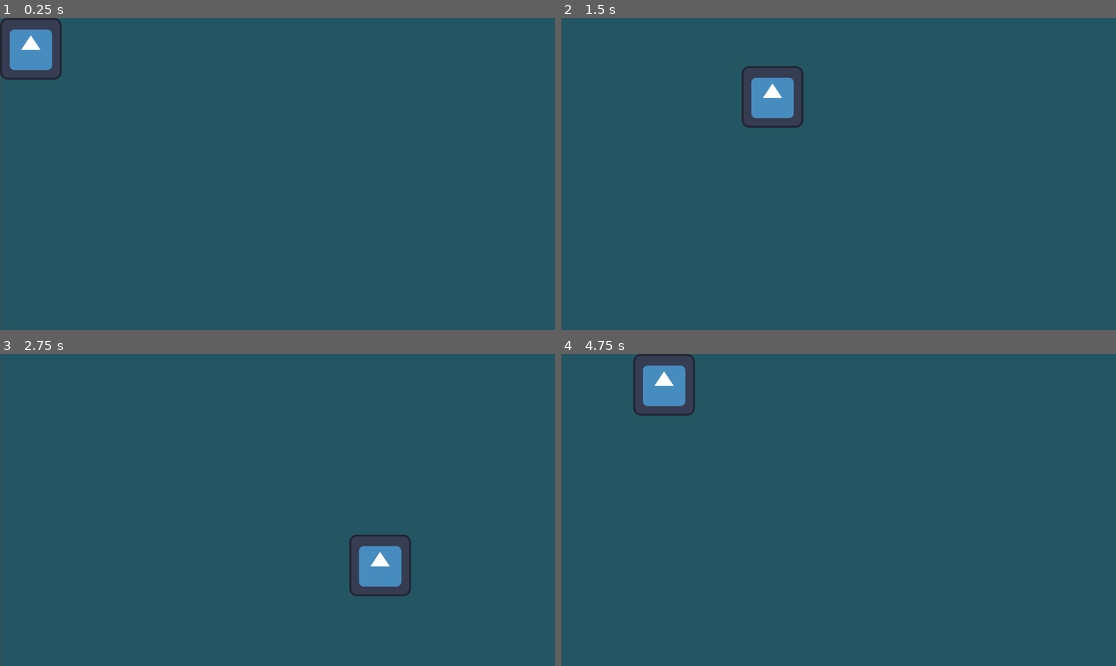
Above: before the commit, frames 1-4 (two rows, left to right).
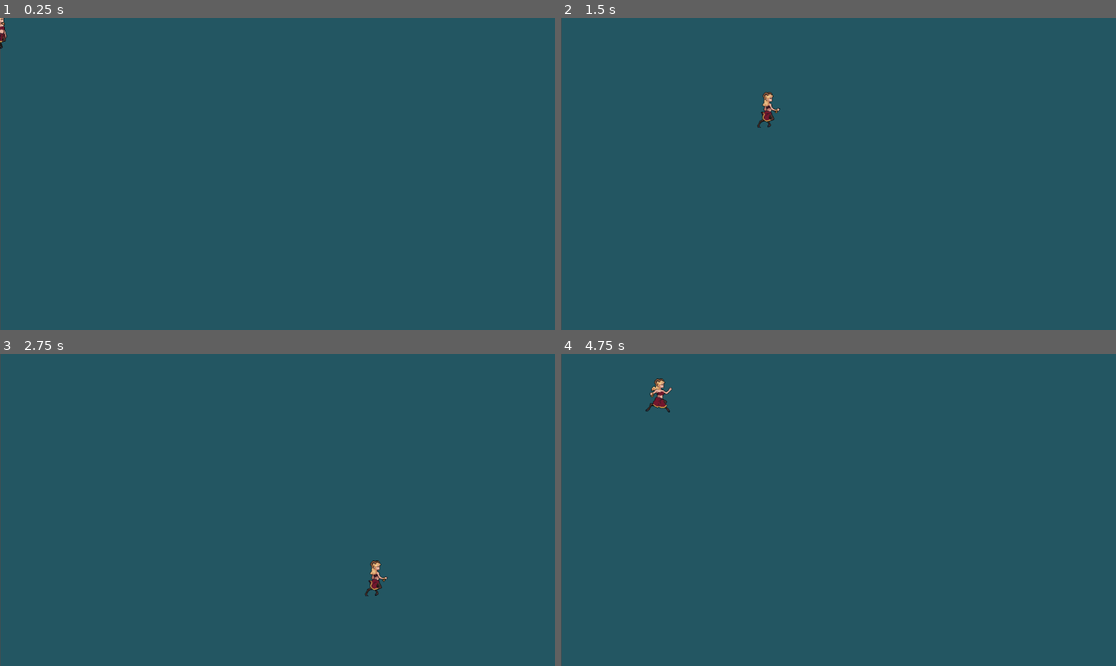
Above: after the commit, the same moments.

Repository: arko-poet/godot-games
Game: Godot game, scene res://main.tscn
The game is run twice, just before and just after one commit, with the same random seed, the same clock (stepped at 60 frames per second) and the same inputs. The engine's default icon, where the game draws it, is replaced by a stand-in: a white triangle on a blue panel in a dark square.
Inputs:
- Up to frame 1 (0.25 s): no input
- Up to frame 2 (1.5 s): tap Enter at 0.5 s; hold D (move_right) 0.53-1.28 s; hold S (move_down) from 1.28 s (still down)
- Up to frame 3 (2.75 s): release S (move_down) at 2.03 s; hold D (move_right) from 2.03 s (still down)
- Up to frame 4 (4.75 s): release D (move_right) at 2.78 s; hold W (move_up) 2.78-3.53 s; hold A (move_left) from 3.53 s (still down)

The runs differ from the first frame. In frame 1, 2.2% of the frame differs, in the area x 0-12%, y 0-20%; in frame 2, 2.2%, in the area x 32-44%, y 15-36%; in frame 3, 2.1%; in frame 4, 2.2%.

Commit message:
feat: Player walk and idle animations

Diff:
--- a/last_stand/player.gd
+++ b/last_stand/player.gd
@@ -1,4 +1,4 @@
-extends Sprite2D
+extends AnimatedSprite2D
 
 
 const PLAYER_SPEED = 500
@@ -14,5 +14,9 @@
 	if Input.is_action_pressed("move_right"):
 		movement_direction.x += 1
 
-	position += movement_direction.normalized() * PLAYER_SPEED * delta
-	position = position.clamp(Vector2.ZERO + texture.get_size() * 0.5, get_viewport_rect().size - texture.get_size() * 0.5)
+	if movement_direction == Vector2.ZERO:
+		animation = "idle"
+	else:
+		animation = "walk"
+		position += movement_direction.normalized() * PLAYER_SPEED * delta
+		position = position.clamp(Vector2.ZERO + sprite_frames.get_frame_texture("walk", 0).get_size() * 0.5, get_viewport_rect().size - sprite_frames.get_frame_texture("walk", 0).get_size() * 0.5)
--- a/last_stand/player.tscn
+++ b/last_stand/player.tscn
@@ -1,8 +1,162 @@
 [gd_scene format=3 uid="uid://dd4l57rwjq1c"]
 
-[ext_resource type="Texture2D" uid="uid://c8t4eh1ndh56a" path="res://icon.svg" id="1_4flbx"]
+[ext_resource type="Texture2D" uid="uid://corp22h63ai6s" path="res://sprites/satyr/Satyr_1/Idle.png" id="1_i3pqv"]
+[ext_resource type="Texture2D" uid="uid://tthm0ynhvl27" path="res://sprites/satyr/Satyr_1/Walk.png" id="1_onrkg"]
 [ext_resource type="Script" uid="uid://crorvm1f14ppk" path="res://player.gd" id="2_onrkg"]
 
-[node name="Player" type="Sprite2D" unique_id=1488588299]
-texture = ExtResource("1_4flbx")
+[sub_resource type="AtlasTexture" id="AtlasTexture_i3pqv"]
+atlas = ExtResource("1_i3pqv")
+region = Rect2(0, 0, 128, 128)
+
+[sub_resource type="AtlasTexture" id="AtlasTexture_hqtel"]
+atlas = ExtResource("1_i3pqv")
+region = Rect2(128, 0, 128, 128)
+
+[sub_resource type="AtlasTexture" id="AtlasTexture_sweqy"]
+atlas = ExtResource("1_i3pqv")
+region = Rect2(256, 0, 128, 128)
+
+[sub_resource type="AtlasTexture" id="AtlasTexture_2hs0m"]
+atlas = ExtResource("1_i3pqv")
+region = Rect2(384, 0, 128, 128)
+
+[sub_resource type="AtlasTexture" id="AtlasTexture_1jxqw"]
+atlas = ExtResource("1_i3pqv")
+region = Rect2(512, 0, 128, 128)
+
+[sub_resource type="AtlasTexture" id="AtlasTexture_dw050"]
+atlas = ExtResource("1_i3pqv")
+region = Rect2(640, 0, 128, 128)
+
+[sub_resource type="AtlasTexture" id="AtlasTexture_b26j0"]
+atlas = ExtResource("1_i3pqv")
+region = Rect2(768, 0, 128, 128)
+
+[sub_resource type="AtlasTexture" id="AtlasTexture_n7ghd"]
+atlas = ExtResource("1_onrkg")
+region = Rect2(0, 0, 128, 128)
+
+[sub_resource type="AtlasTexture" id="AtlasTexture_nvl01"]
+atlas = ExtResource("1_onrkg")
+region = Rect2(128, 0, 128, 128)
+
+[sub_resource type="AtlasTexture" id="AtlasTexture_ivps1"]
+atlas = ExtResource("1_onrkg")
+region = Rect2(256, 0, 128, 128)
+
+[sub_resource type="AtlasTexture" id="AtlasTexture_urp6f"]
+atlas = ExtResource("1_onrkg")
+region = Rect2(384, 0, 128, 128)
+
+[sub_resource type="AtlasTexture" id="AtlasTexture_bwjto"]
+atlas = ExtResource("1_onrkg")
+region = Rect2(512, 0, 128, 128)
+
+[sub_resource type="AtlasTexture" id="AtlasTexture_606se"]
+atlas = ExtResource("1_onrkg")
+region = Rect2(640, 0, 128, 128)
+
+[sub_resource type="AtlasTexture" id="AtlasTexture_u1c27"]
+atlas = ExtResource("1_onrkg")
+region = Rect2(768, 0, 128, 128)
+
+[sub_resource type="AtlasTexture" id="AtlasTexture_op7ga"]
+atlas = ExtResource("1_onrkg")
+region = Rect2(896, 0, 128, 128)
+
+[sub_resource type="AtlasTexture" id="AtlasTexture_q13i1"]
+atlas = ExtResource("1_onrkg")
+region = Rect2(1024, 0, 128, 128)
+
+[sub_resource type="AtlasTexture" id="AtlasTexture_pylmc"]
+atlas = ExtResource("1_onrkg")
+region = Rect2(1152, 0, 128, 128)
+
+[sub_resource type="AtlasTexture" id="AtlasTexture_pbfsw"]
+atlas = ExtResource("1_onrkg")
+region = Rect2(1280, 0, 128, 128)
+
+[sub_resource type="AtlasTexture" id="AtlasTexture_5tmop"]
+atlas = ExtResource("1_onrkg")
+region = Rect2(1408, 0, 128, 128)
+
+[sub_resource type="SpriteFrames" id="SpriteFrames_606se"]
+animations = [{
+"frames": [],
+"loop": true,
+"name": &"default",
+"speed": 5.0
+}, {
+"frames": [{
+"duration": 1.0,
+"texture": SubResource("AtlasTexture_i3pqv")
+}, {
+"duration": 1.0,
+"texture": SubResource("AtlasTexture_hqtel")
+}, {
+"duration": 1.0,
+"texture": SubResource("AtlasTexture_sweqy")
+}, {
+"duration": 1.0,
+"texture": SubResource("AtlasTexture_2hs0m")
+}, {
+"duration": 1.0,
+"texture": SubResource("AtlasTexture_1jxqw")
+}, {
+"duration": 1.0,
+"texture": SubResource("AtlasTexture_dw050")
+}, {
+"duration": 1.0,
+"texture": SubResource("AtlasTexture_b26j0")
+}],
+"loop": true,
+"name": &"idle",
+"speed": 5.0
+}, {
+"frames": [{
+"duration": 1.0,
+"texture": SubResource("AtlasTexture_n7ghd")
+}, {
+"duration": 1.0,
+"texture": SubResource("AtlasTexture_nvl01")
+}, {
+"duration": 1.0,
+"texture": SubResource("AtlasTexture_ivps1")
+}, {
+"duration": 1.0,
+"texture": SubResource("AtlasTexture_urp6f")
+}, {
+"duration": 1.0,
+"texture": SubResource("AtlasTexture_bwjto")
+}, {
+"duration": 1.0,
+"texture": SubResource("AtlasTexture_606se")
+}, {
+"duration": 1.0,
+"texture": SubResource("AtlasTexture_u1c27")
+}, {
+"duration": 1.0,
+"texture": SubResource("AtlasTexture_op7ga")
+}, {
+"duration": 1.0,
+"texture": SubResource("AtlasTexture_q13i1")
+}, {
+"duration": 1.0,
+"texture": SubResource("AtlasTexture_pylmc")
+}, {
+"duration": 1.0,
+"texture": SubResource("AtlasTexture_pbfsw")
+}, {
+"duration": 1.0,
+"texture": SubResource("AtlasTexture_5tmop")
+}],
+"loop": true,
+"name": &"walk",
+"speed": 10.0
+}]
+
+[node name="Player" type="AnimatedSprite2D" unique_id=1424504527]
+sprite_frames = SubResource("SpriteFrames_606se")
+animation = &"walk"
+autoplay = "idle"
 script = ExtResource("2_onrkg")
